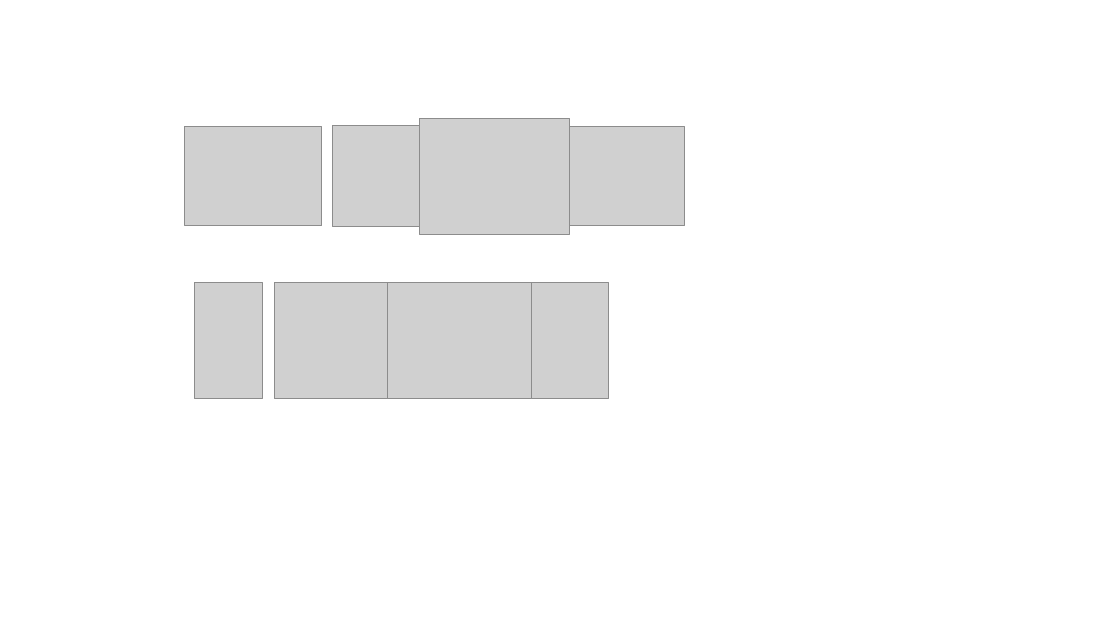
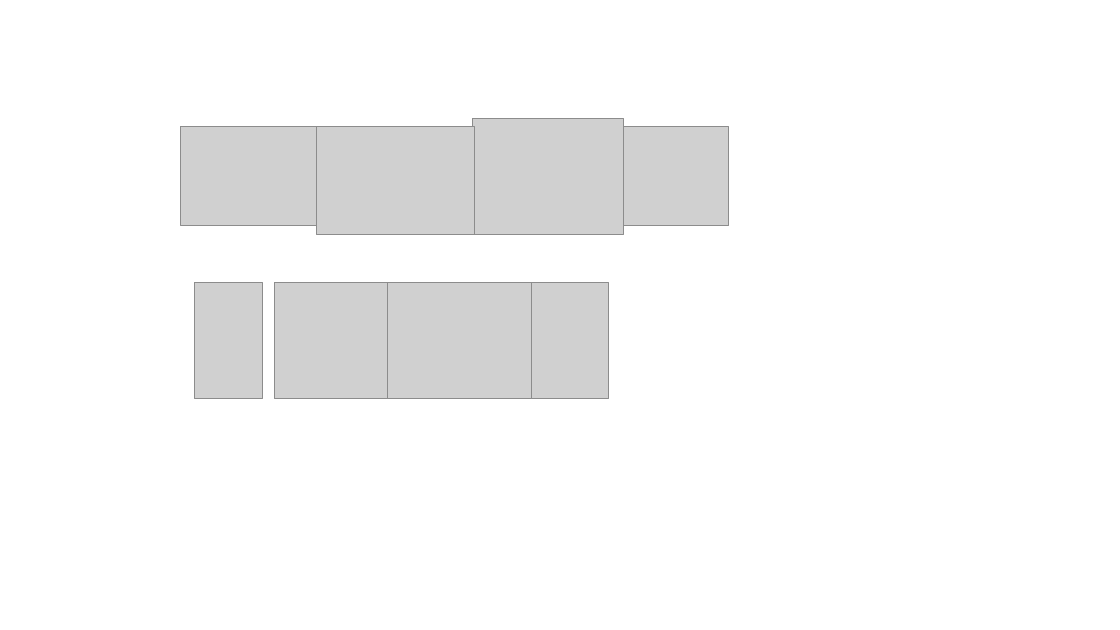
Before and after one commit to IDMDataHub/FlexOfficeReservationStreamlitApp, a slide deck: slide 2 of Présentation1.pptx. Drawn at 1120x630 pixels with LibreOffice and Linux fonts; fonts in the diff are those of the drawing; grey boxes stand for pictures. Boxes give left, top, right and bottom in pixels: in the first picture for what was removed or moved away, otherwise in the second. Text is boxed around its words. In the diff, an @@ line names an element or a change of style, - is before the commit and + after.

```diff
--- a/Présentation1.pptx
+++ b/Présentation1.pptx
@@ picture: place and size @@
-picture at box(419, 118, 570, 234)
+picture at box(473, 118, 623, 234)
@@ picture: place and size @@
-picture at box(185, 127, 322, 226)
+picture at box(181, 127, 318, 226)
@@ picture: place and size @@
-picture at box(333, 126, 432, 227)
+picture at box(317, 127, 475, 234)
@@ picture: place and size @@
-picture at box(565, 127, 685, 226)
+picture at box(608, 127, 728, 226)
```
Also in this commit, not shown: 2 other files.
